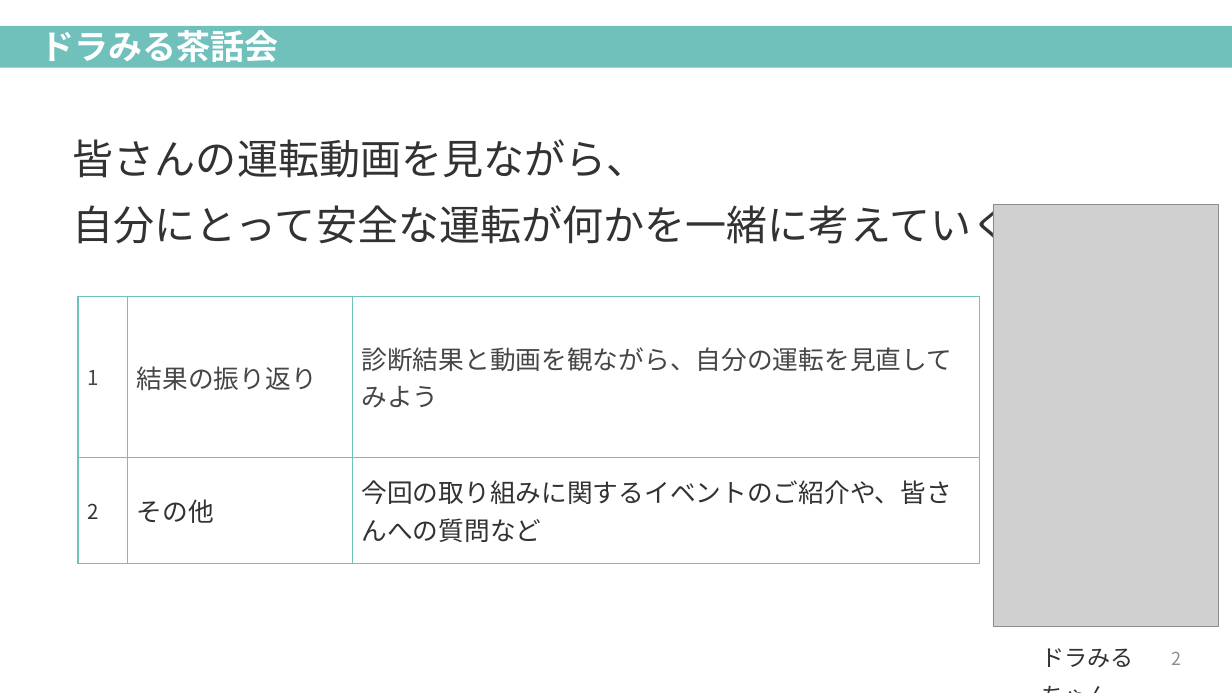
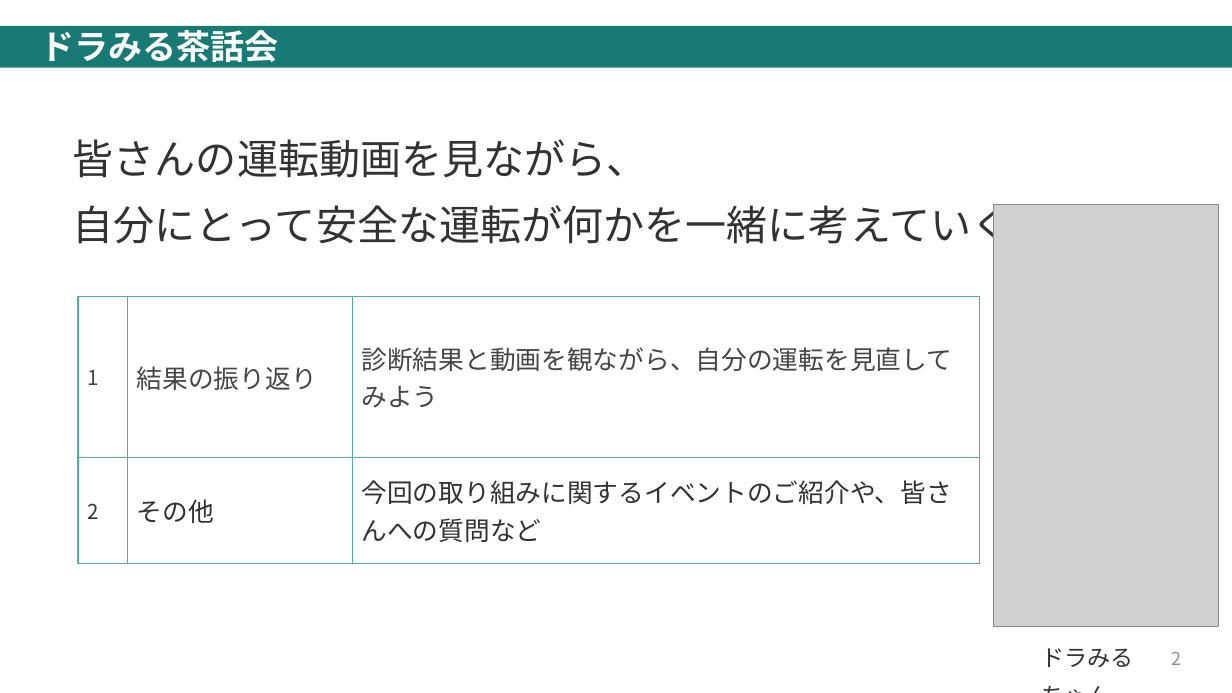
Before and after one commit to 10001167473/sawakai_tool_app, a slide deck: slide 2 of template/sawakai_template.pptx. Drawn at 1232x693 pixels with LibreOffice and Linux fonts; fonts in the diff are those of the drawing; grey boxes stand for pictures. Boxes give left, top, right and bottom in pixels: in the first picture for what was removed or moved away, otherwise in the second. Text is boxed around its words. In the diff, an @@ line names an element or a change of style, - is before the commit and + after.

```diff
--- a/template/sawakai_template.pptx
+++ b/template/sawakai_template.pptx
@@ title "ドラみる茶話会" at [0, 26, 1232, 67]: fill #70C0BC to #197A75 @@
@@ table at [78, 297, 979, 564] @@
@@ borders changed @@
```
Also in this commit, not shown: 3 other slides changed, 1 other file.
